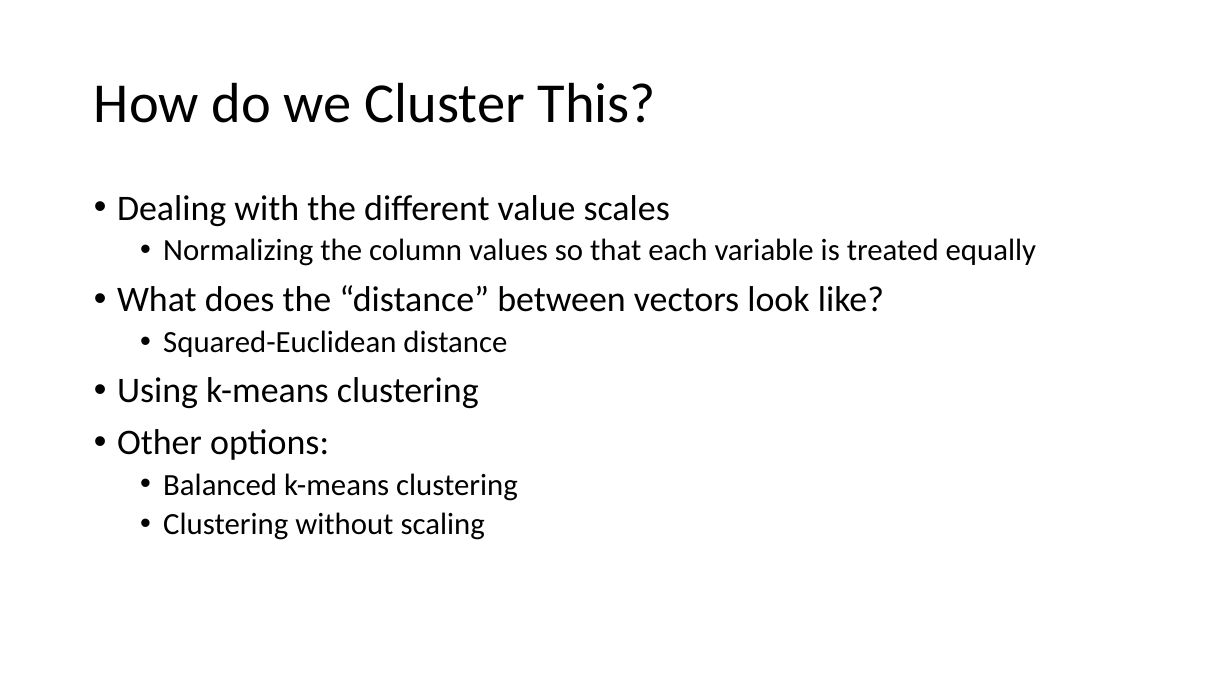
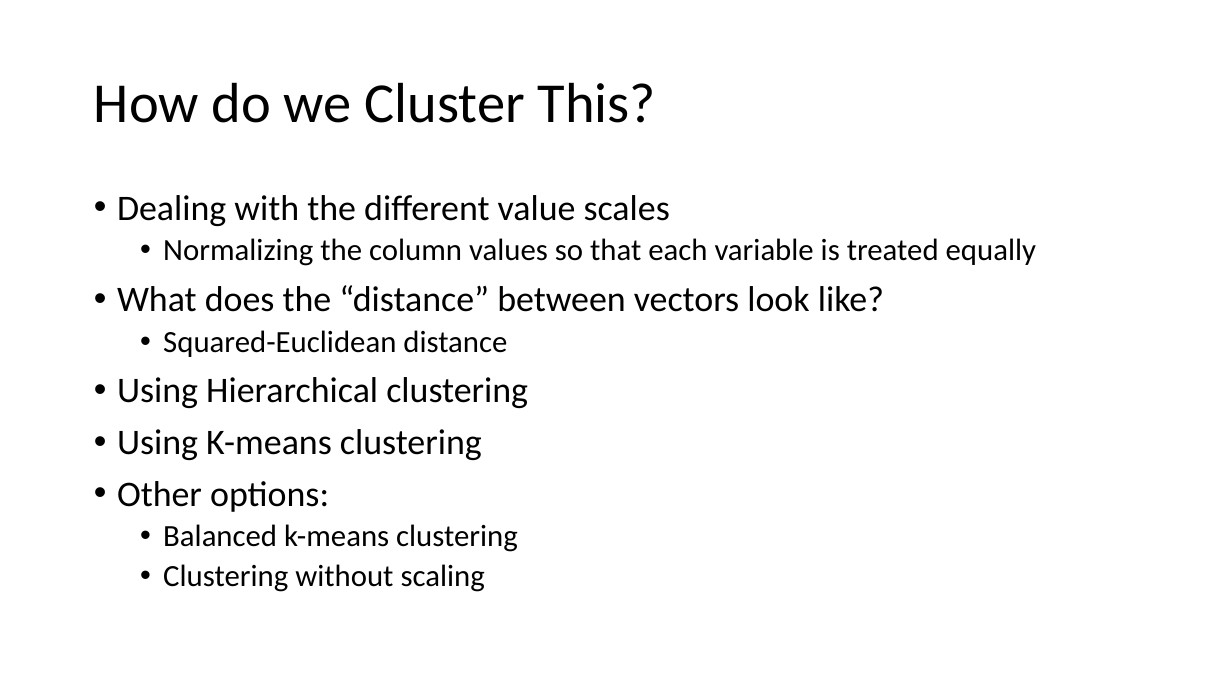
Before and after one commit to wgrewe/D2P-Optimization-Fall-2021, a slide deck: slide 5 of American_Community_Surveys/5-minute preview.pptx. Drawn at 1232x693 pixels with LibreOffice and Linux fonts; fonts in the diff are those of the drawing. Boxes give left, top, right and bottom in pixels: in the first picture for what was removed or moved away, otherwise in the second. Text is boxed around its words. In the diff, an @@ line names an element or a change of style, - is before the commit and + after.

```diff
--- a/American_Community_Surveys/5-minute preview.pptx
+++ b/American_Community_Surveys/5-minute preview.pptx
@@ text at box(117, 377, 528, 460): text changed @@
-• Using k-means clustering
+• Using Hierarchical clustering
+• Using K-means clustering
```
Also in this commit, not shown: 2 other slides changed.
